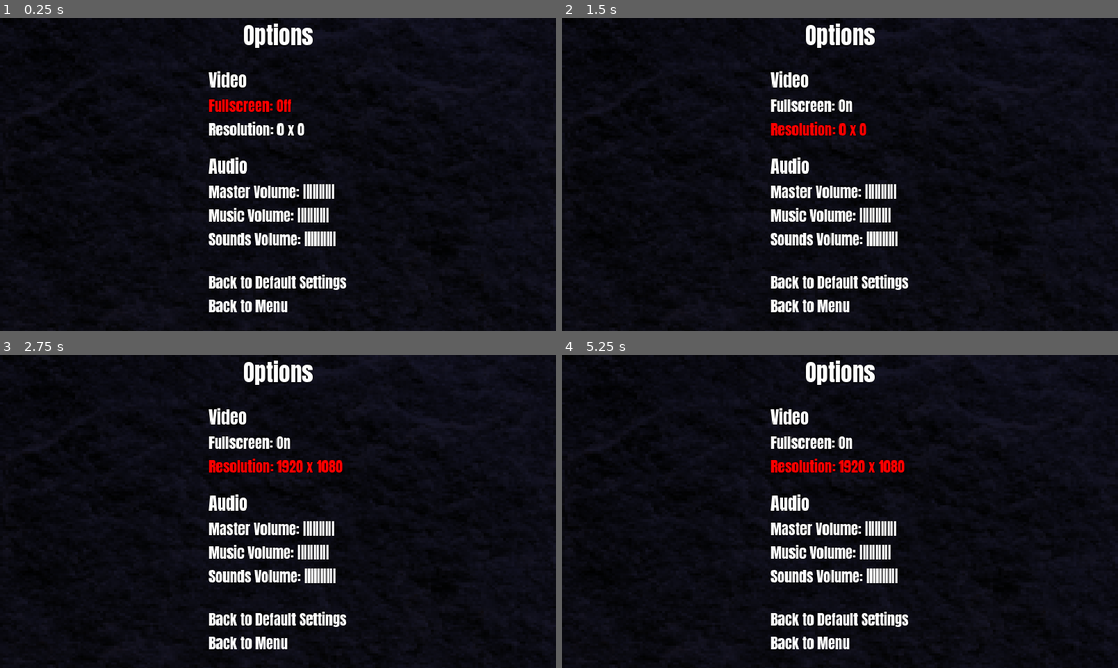
Above: before the commit, frames 1-4 (two rows, left to right).
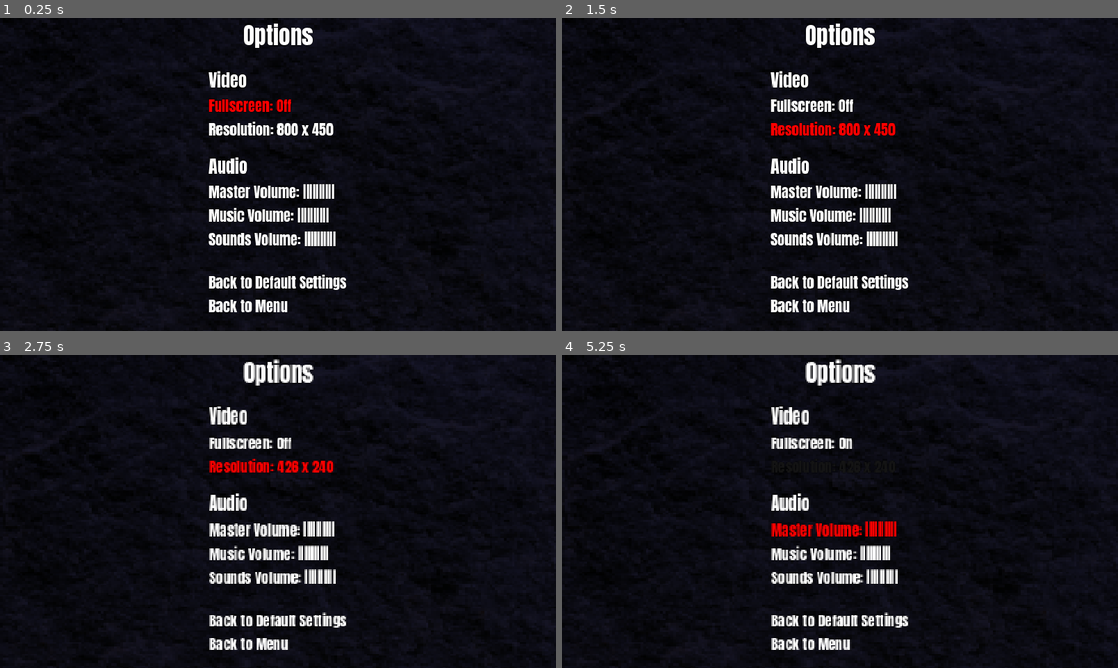
Above: after the commit, the same moments.

Repository: dreamblader/rune_ruckus
Game: Godot game, scene res://options/options_scene.tscn
Two runs of this game, one before a commit and one after it. Both use one fixed random seed, a clock stepped at 60 frames per second and the inputs below. This scene is started directly instead of the project's main scene.
Inputs:
- Up to frame 1 (0.25 s): no input
- Up to frame 2 (1.5 s): tap Enter (ui_accept) at 0.5, 0.77, 1.25 s; hold Right (ui_right) 0.53-1.28 s; hold S (drop) 0.53-1.28 s; hold Down (ui_down) from 1.28 s (still down); tap Q (move_spell_l) at 1.35 s
- Up to frame 3 (2.75 s): tap Enter (ui_accept) at 1.52, 2 s; release Down (ui_down) at 2.03 s; hold Right (ui_right) from 2.03 s (still down); hold E (move_spell_r) from 2.03 s (still down)
- Up to frame 4 (5.25 s): tap Enter (ui_accept) at 2.75, 3.02, 3.5, 3.77, 4.25, 4.52 s; release Right (ui_right) at 2.78 s; release E (move_spell_r) at 2.78 s; hold Up (ui_up) 2.78-3.53 s; tap A (rotate_l) at 2.85 s; hold D (rotate_r) 3.53-4.28 s; hold Left (ui_left) 3.53-5.03 s; tap Space (spell) at 4.35 s; hold Down (ui_down) from 5.03 s (still down); hold S (drop) from 5.03 s (still down)

The runs differ from the first frame. In frame 1, 0.3% of the frame differs, in the area x 49-60%, y 33-38%; in frame 2, 0.3%; in frame 3, 4.7%; in frame 4, 5.0%, in the area x 9-82%, y 1-100%.

Commit message:
restored options video call

Diff:
--- a/options/options_scene.tscn
+++ b/options/options_scene.tscn
@@ -26,6 +26,8 @@
 anchors_preset = 15
 anchor_right = 1.0
 anchor_bottom = 1.0
+grow_horizontal = 2
+grow_vertical = 2
 script = ExtResource("4")
 options = Array[NodePath]([NodePath("Menu/Main/Video/Fullscreen"), NodePath("Menu/Main/Video/Resolution"), NodePath("Menu/Main/Audio/Master"), NodePath("Menu/Main/Audio/Music"), NodePath("Menu/Main/Audio/Sounds"), NodePath("Menu/Main/Misc/Default"), NodePath("Menu/Main/Misc/Back")])
 
--- a/options/settings_control.gd
+++ b/options/settings_control.gd
@@ -19,6 +19,7 @@
 
 
 func _ready() -> void:
+	add_child(settings)
 	load_settings()
 	settings.connect("on_settings_change", Callable(self, "_on_settings_changed"))
 
